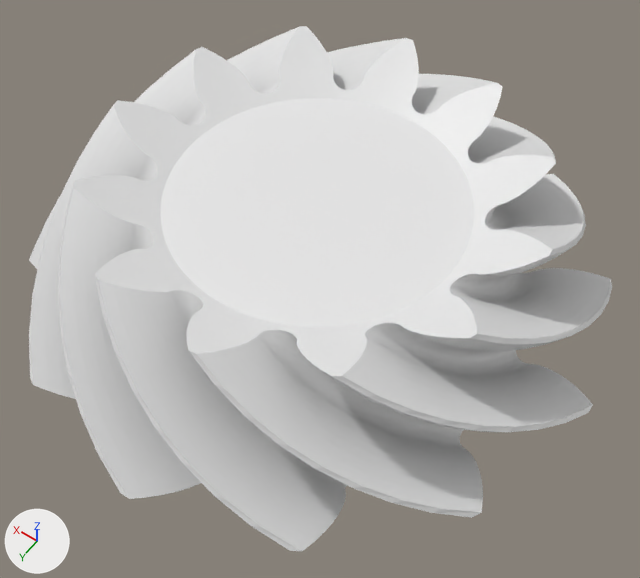
Two versions of the Blender file hardware/models/transmission/gears/hypoid_gear_pinion.blend, one commit apart.
Before and after are seen from a camera (50 mm lens) standing at (-75.8, 105.1, 161.8) and looking at (-5.0, 6.0, 6.2). The axes (+X, +Y, +Z) are drawn at lower left. The lights are the same throughout.

The first picture shows 'XYZ Function'.
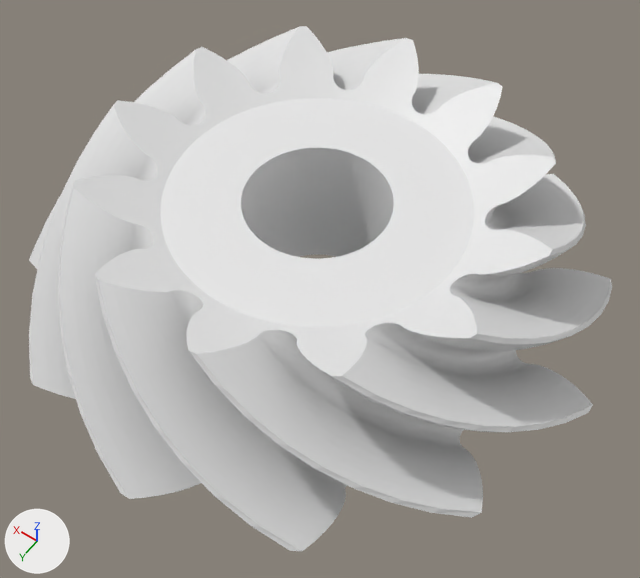
Commit message: create a hole of a right diameter in the gear pinion

The change in detail:
me_xyz_function is used by ob_xyz_function; location (0.0, 0.0, 0.0).
me_xyz_function had 7995 vertices, 7994 faces, 3 loose edges and spanned x -67.0..67.0, y -67.0..67.0, z -10.1..34.6.
me_xyz_function now has 5456 vertices, 5396 faces and spans x -67.0..67.0, y -67.0..67.0, z -10.1..34.6.
me_xyz_function part 1: 2 vertices moved from x -32.7..32.7, y 0.0, z 26.4 to x -16.0..16.0, y 0.0, z 26.4; 2662 vertices removed from x -32.7..32.7, y -32.7..32.7, z 26.4; 126 vertices added at x -16.0..16.0, y -16.0..16.0, z -10.1..26.4.

Boxes (x1, y1, x2, y2) around the edits, measured in the pictures (640 x 578 px):
part 1 of me_xyz_function, cut back: (161, 98, 474, 327) in both
